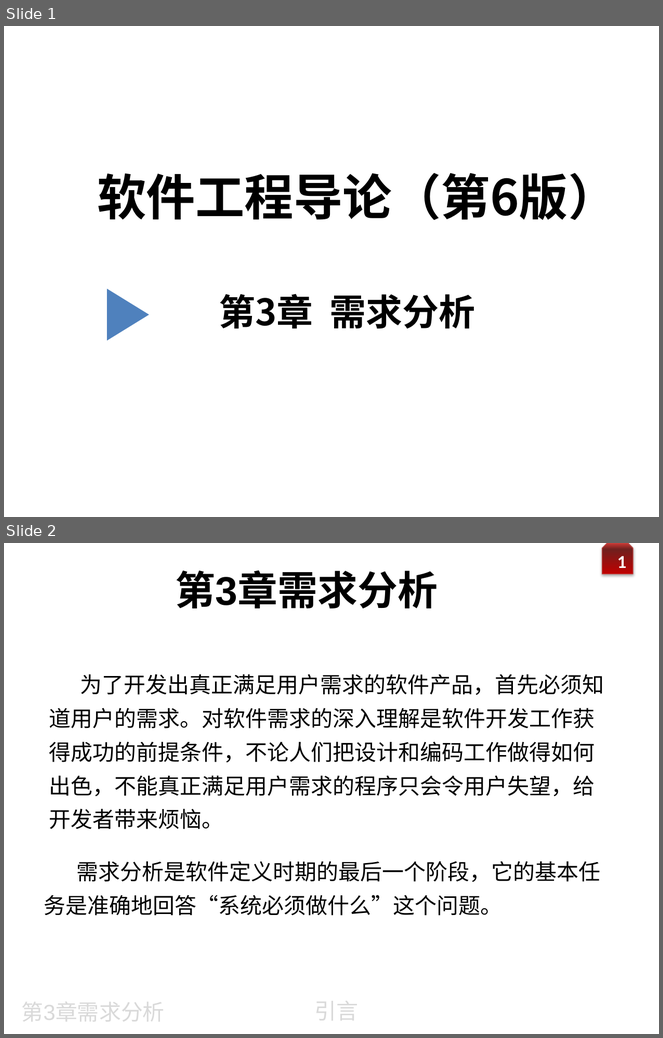
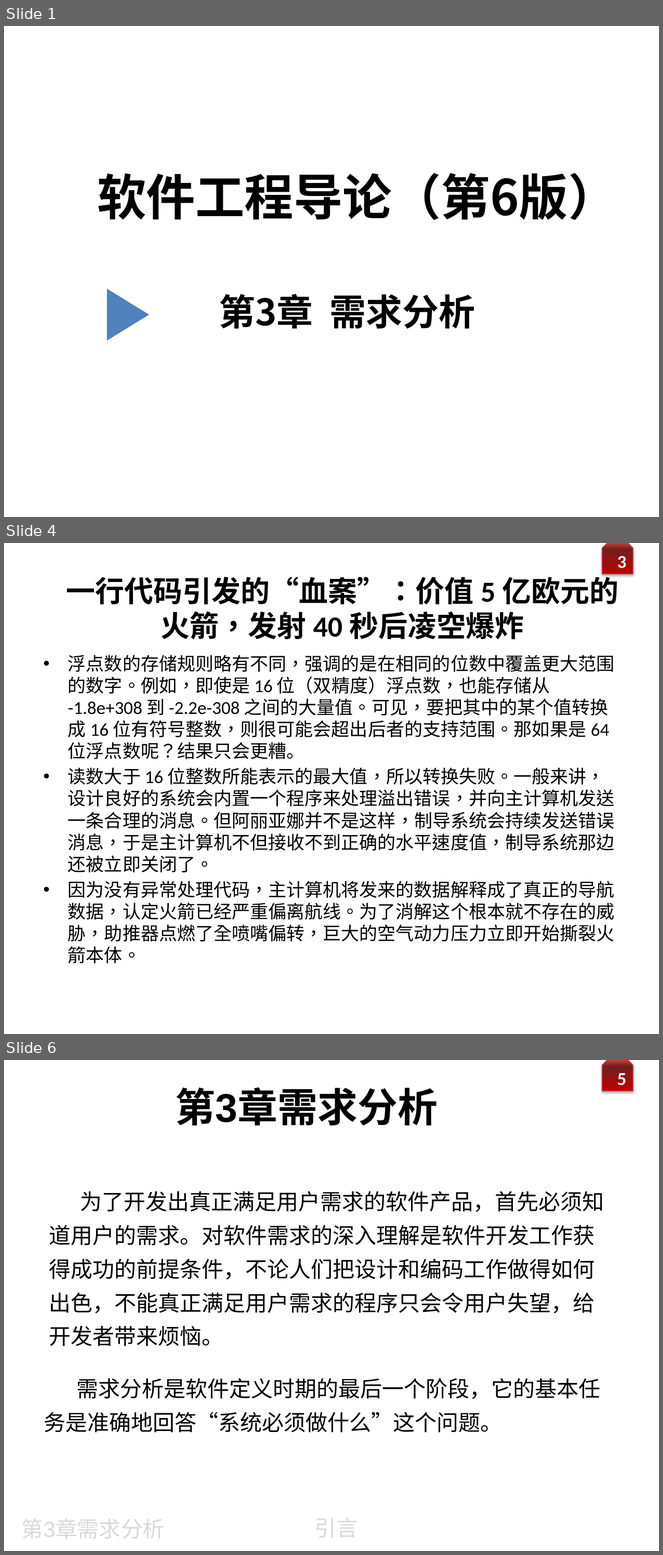
Before and after one commit to zeemeil/zeemeil.github.io, a slide deck: files/2025_1_SE/0310_SE_chapter3_requirement.pptx. Shown one above the other, each under a label of ours: slides 1 and 2 before the commit, slides 1, 4 and 6 after it; the slides between them are not shown. The pictures are 663x1038 and 663x1555 pixels, drawn with LibreOffice and Linux fonts; fonts in the diff are those of the drawing; background and template pictures are left out. Boxes give left, top, right and bottom in pixels: in the first picture for what was removed or moved away, otherwise in the second. Text is boxed around its words. In the diff, an @@ line names an element or a change of style, - is before the commit and + after.

```diff
--- a/files/2025_1_SE/0310_SE_chapter3_requirement.pptx
+++ b/files/2025_1_SE/0310_SE_chapter3_requirement.pptx
@@ slide 4 added at [4, 543, 659, 1034], background picture (left out); not listed: 2 template elements that a slide beside it also shows @@
@@ text added at [66, 572, 619, 640], 32 pt, text #000000, bold @@
+一行代码引发的“血案”：价值 5 亿欧元的火箭，发射 40 秒后凌空爆炸
@@ text added at [68, 655, 615, 964], 20 pt, text #000000 @@
+• 浮点数的存储规则略有不同，强调的是在相同的位数中覆盖更大范围的数字。例如，即使是 16 位（双精度）浮点数，也能存储从 -1.8e+308 到 -2.2e-308 之间的大量值。可见，要把其中的某个值转换成 16 位有符号整数，则很可能会超出后者的支持范围。那如果是 64 位浮点数呢？结果只会更糟。
+• 读数大于 16 位整数所能表示的最大值，所以转换失败。一般来讲，设计良好的系统会内置一个程序来处理溢出错误，并向主计算机发送一条合理的消息。但阿丽亚娜并不是这样，制导系统会持续发送错误消息，于是主计算机不但接收不到正确的水平速度值，制导系统那边还被立即关闭了。
+• 因为没有异常处理代码，主计算机将发来的数据解释成了真正的导航数据，认定火箭已经严重偏离航线。为了消解这个根本就不存在的威胁，助推器点燃了全喷嘴偏转，巨大的空气动力压力立即开始撕裂火箭本体。
@@ what was slide 2 is now slide 6 @@
@@ page number at [618, 1070, 627, 1085]: text changed @@
-1
+5
```
Also in this commit, not shown: 3 slides changed, 3 other slides added, 4 other files.
